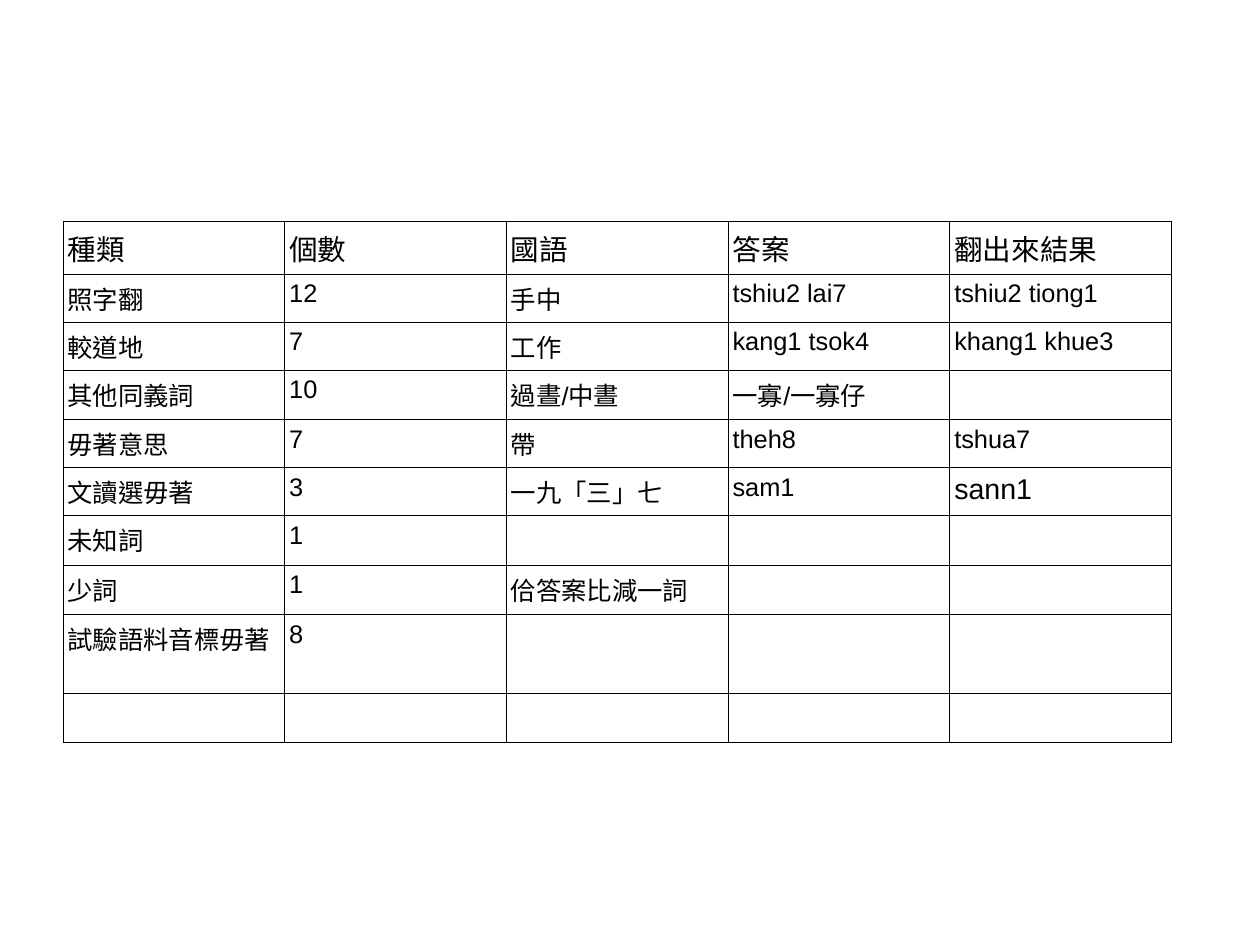
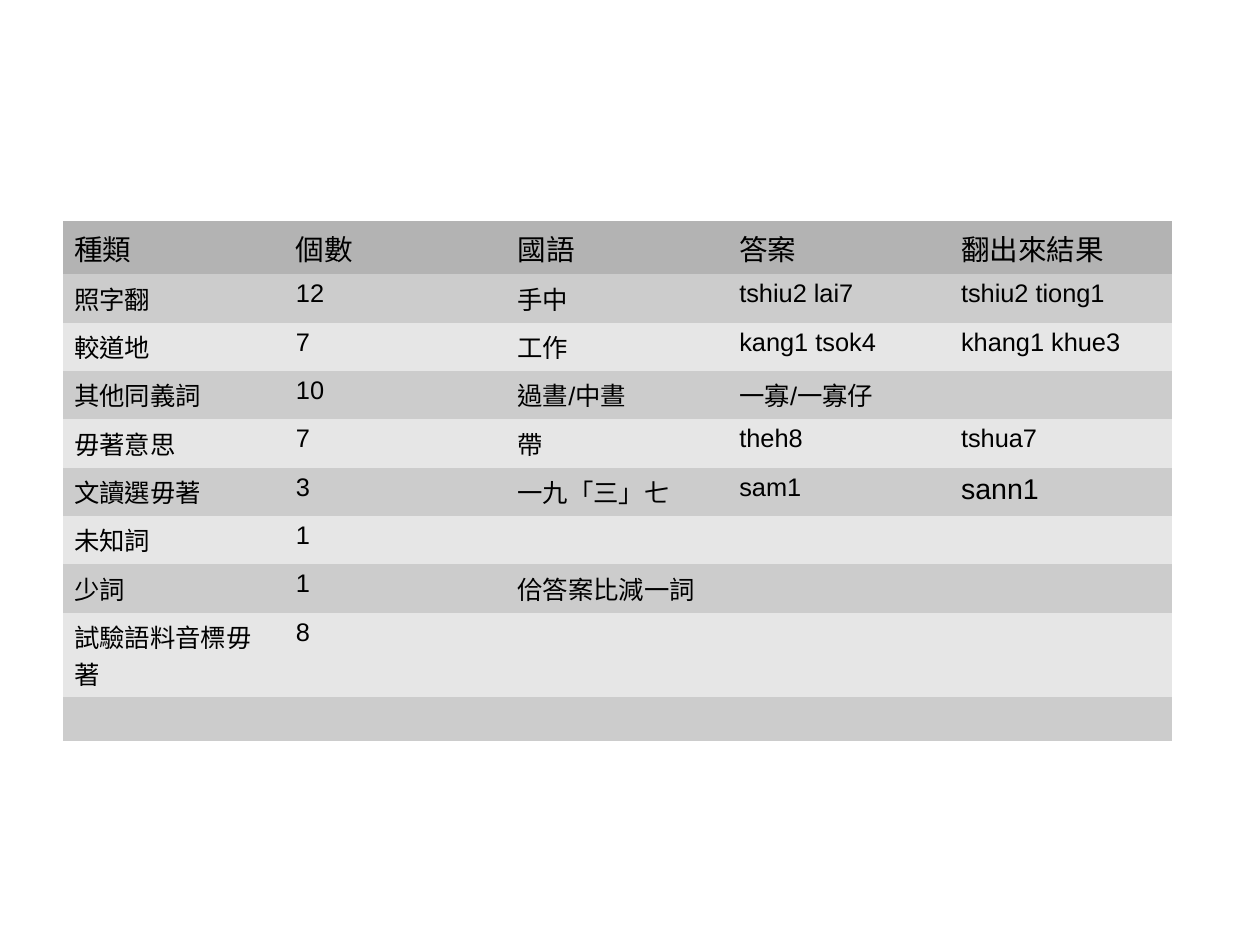
Before and after one commit to sih4sing5hong5/po3-ko3_tau5-iann2-phinn3, a slide deck: slide 34 of 翻譯報告.odp (slide 51 before the commit). Drawn at 1260x945 pixels with LibreOffice and Linux fonts; fonts in the diff are those of the drawing. Boxes give left, top, right and bottom in pixels: in the first picture for what was removed or moved away, otherwise in the second. Text is boxed around its words. In the diff, an @@ line names an element or a change of style, - is before the commit and + after.

```diff
--- a/翻譯報告.odp
+++ b/翻譯報告.odp
@@ table at [63, 221, 1172, 731] @@
@@ fill none to #B3B3B3 in row 1 @@
@@ fill none to #CCCCCC in 17 cells @@
@@ fill none to #E6E6E6 in 14 cells @@
@@ borders changed @@
```
Also in this commit, not shown: 8 other slides changed, 3 slides added, 2 slides removed.
